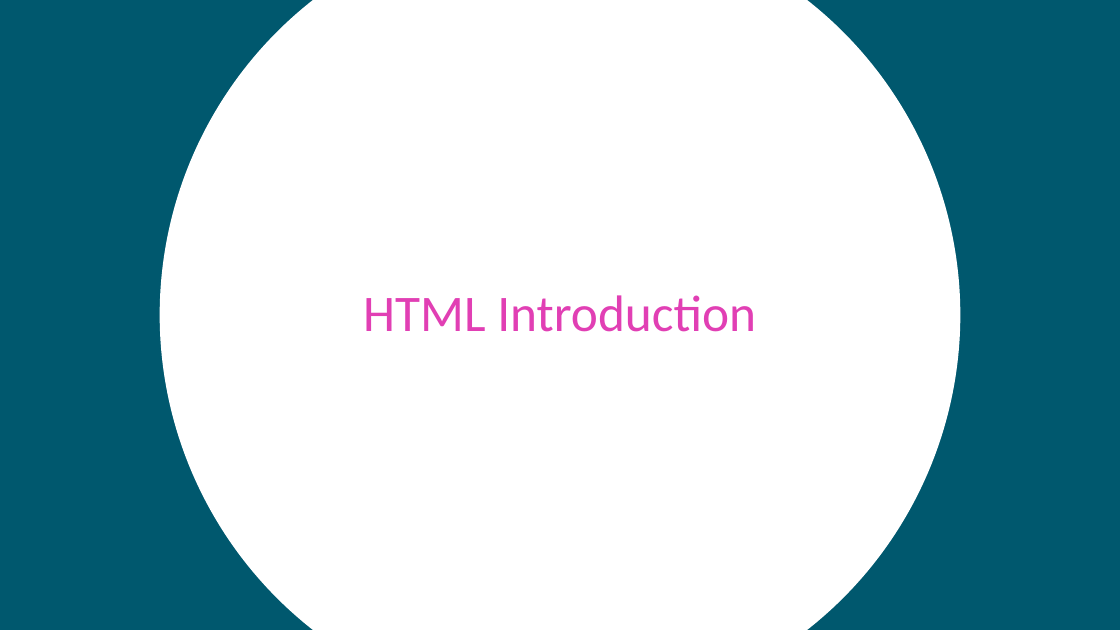
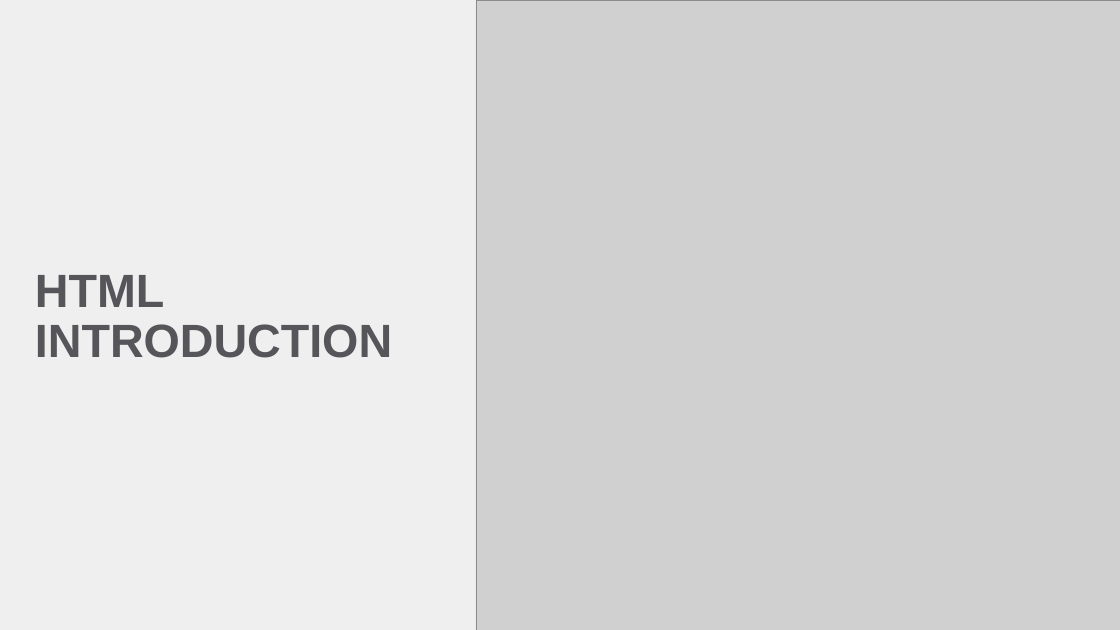
Before and after one commit to hytechclub/web-101, a slide deck: slide 5 of Week01/HelloHtml.pptx (slide 6 before the commit). Drawn at 1120x630 pixels with LibreOffice and Linux fonts; fonts in the diff are those of the drawing; grey boxes stand for pictures. Boxes give left, top, right and bottom in pixels: in the first picture for what was removed or moved away, otherwise in the second. Text is boxed around its words. In the diff, an @@ line names an element or a change of style, - is before the commit and + after.

```diff
--- a/Week01/HelloHtml.pptx
+++ b/Week01/HelloHtml.pptx
@@ background #00586E to #FFFFFF @@
@@ rectangle added at (x1=0, y1=0, x2=476, y2=630), fill #EFEFF0 @@
@@ ellipse removed at (x1=160, y1=0, x2=960, y2=630) @@
@@ picture added at (x1=476, y1=0, x2=1120, y2=630) @@
@@ title at (x1=35, y1=275, x2=392, y2=358): text changed; size 44 to 40 pt; font Calibri to Arial; text colour #E13FB4 to #56565A; bold on @@
-HTML Introduction
+HTML INTRODUCTION
```
Also in this commit, not shown: 3 other slides changed, 8 slides added, 9 slides removed, 5 other files.
